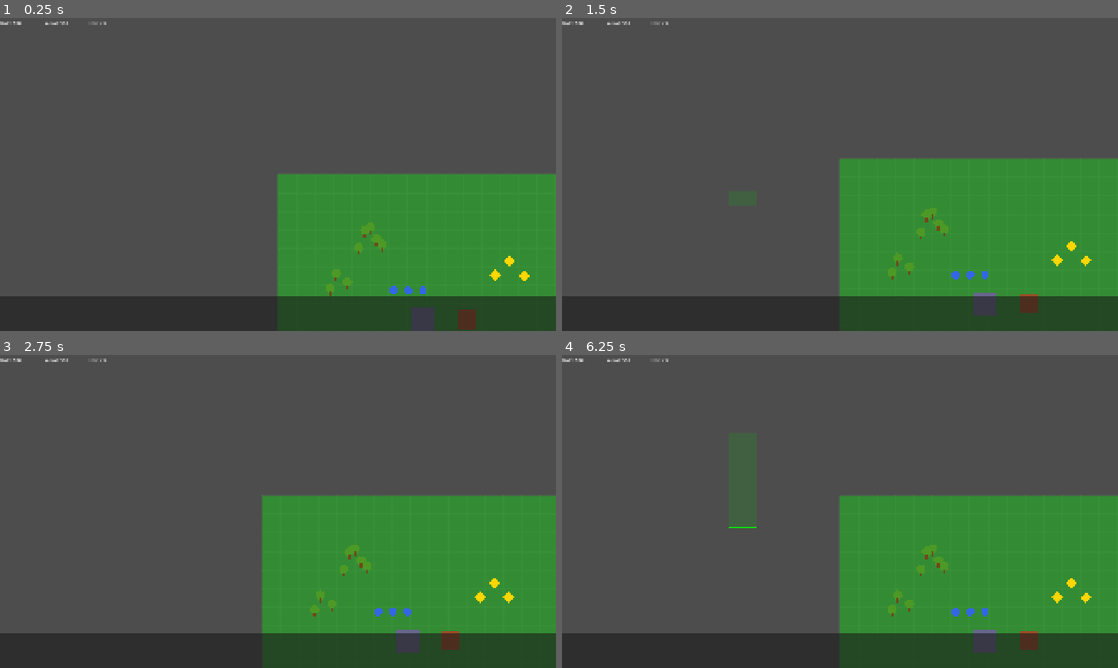
Above: before the commit, frames 1-4 (two rows, left to right).
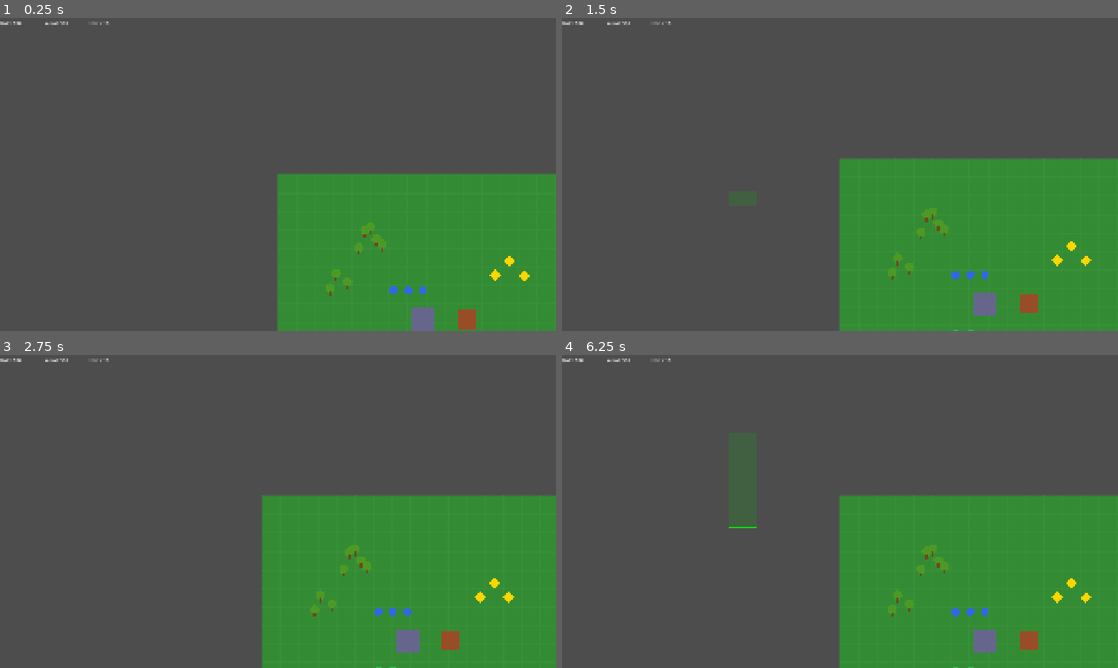
Above: after the commit, the same moments.

Repository: CubaStromek/RTS
Game: Godot game, scene res://scenes/main/Main.tscn
Two runs of this game, one before a commit and one after it. Both use one fixed random seed, a clock stepped at 60 frames per second and the inputs below.
Inputs (mouse positions are in pixels of both pictures, inside the frame that each line leads up to):
- Up to frame 1 (0.25 s): no input
- Up to frame 2 (1.5 s): tap Enter at 0.5 s; move the mouse to (962, 158) at 0.52 s; tap S (camera_down) at 0.6 s; click (962, 158) at 0.67 s; tap Space at 1.25 s; drag from (728, 190) to (812, 237) at 1.27 s
- Up to frame 3 (2.75 s): move the mouse to (333, 442) at 2.02 s; tap D (camera_right) at 2.1 s; click (333, 442) at 2.17 s
- Up to frame 4 (6.25 s): tap Enter at 2.75, 5.75 s; drag from (812, 574) to (673, 464) at 2.77 s; move the mouse to (1006, 558) at 3.52 s; tap 0 at 3.6 s; click (1006, 558) at 3.67 s; tap Space at 4.25 s; drag from (673, 464) to (756, 433) at 4.27 s; move the mouse to (867, 511) at 5.02 s; tap A (camera_left) at 5.1 s; click (867, 511) at 5.17 s; drag from (756, 433) to (728, 527) at 5.77 s

The runs differ from the first frame. In frame 1, 11% of the frame differs, in the area x 0-100%, y 1-100%; in frame 2, 11%; in frame 3, 11%; in frame 4, 11%.
Error before the commit: Parse Error: Cannot infer the type of "taken" variable because the value doesn't have a set type. (res://scenes/units/Worker.gd:101)

Commit message:
Fix Godot 4.6 strict type inference errors
Add explicit type annotations where Variant inference was rejected.

Co-Authored-By: Claude Opus 4.6 (1M context) <noreply@anthropic.com>

Diff:
--- a/rts_game/scenes/buildings/Building.gd
+++ b/rts_game/scenes/buildings/Building.gd
@@ -67,7 +67,7 @@
 	return true
 
 func _finish_production() -> void:
-	var item := production_queue.pop_front()
+	var item: Dictionary = production_queue.pop_front()
 	unit_trained.emit(self, item["type"])
 	if production_queue.size() > 0:
 		_production_timer = production_queue[0]["time"]
--- a/rts_game/scenes/ui/HUD.gd
+++ b/rts_game/scenes/ui/HUD.gd
@@ -62,7 +62,7 @@
 	info_name.text = building.building_name
 	info_hp.text = "HP: %d / %d" % [building.hp, building.max_hp]
 	if building.production_queue.size() > 0:
-		var progress := building.get_production_progress()
+		var progress: float = building.get_production_progress()
 		queue_label.text = "Training: %s (%.0f%%) | Queue: %d" % [
 			building.production_queue[0]["type"],
 			progress * 100.0,
--- a/rts_game/scenes/units/Worker.gd
+++ b/rts_game/scenes/units/Worker.gd
@@ -98,7 +98,7 @@
 	_harvest_timer -= delta
 	if _harvest_timer <= 0.0:
 		_harvest_timer = HARVEST_INTERVAL
-		var taken := target_resource.harvest(target_resource.harvest_rate)
+		var taken: int = target_resource.harvest(target_resource.harvest_rate)
 		carried_amount += taken
 		queue_redraw()
 		if carried_amount >= CARRY_CAPACITY:
